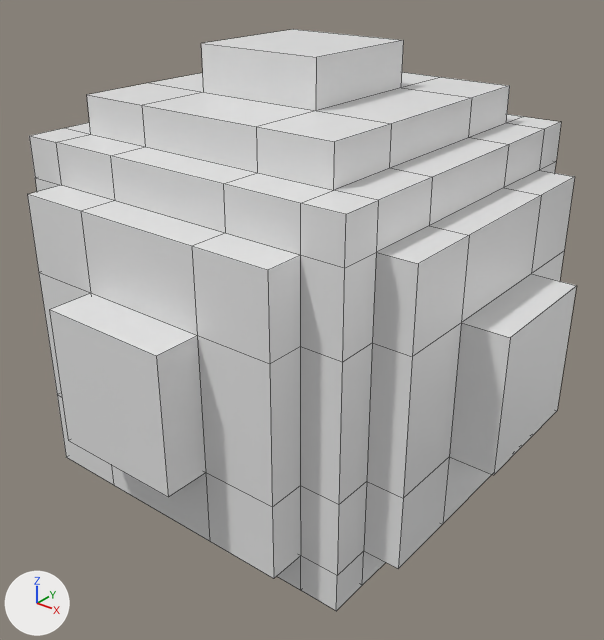
One commit to the FBX model Assets/Prefabs/ball.fbx: the scene before it, then after it.
Camera for both pictures: a camera (50 mm lens) standing at (2.76, -3.47, 2.02) and looking at (0.02, -0.04, -0.1). The axes (+X, +Y, +Z) are drawn at lower left. The lights are the same throughout. Mesh edges are drawn as thin lines.
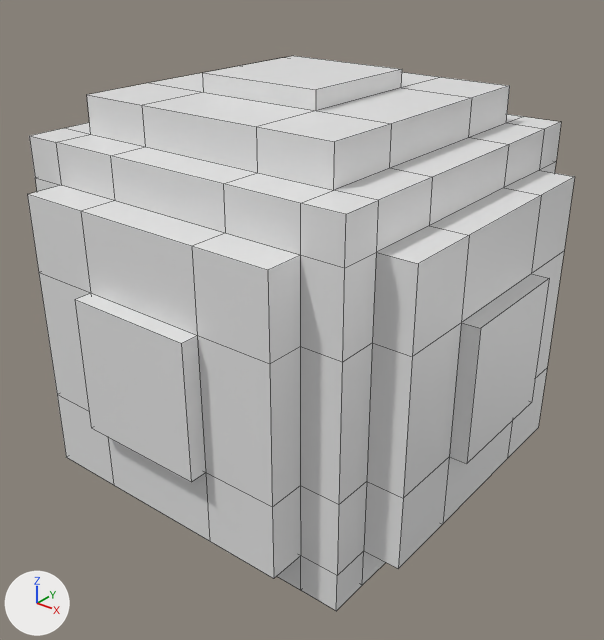
Where the change shows, as pixel boxes [x1, y1, x2, y2] in the pictures (604 x 640 px; the box of a moved part takes in the faces that stretch with it):
'Cube', reshaped
    before: [27, 29, 576, 611]
    after: [27, 56, 575, 611]
part 1 of me_cube, moved or reshaped
    before: [449, 274, 576, 475]
    after: [449, 274, 549, 464]
part 2 of me_cube, moved or reshaped
    before: [201, 29, 404, 111]
    after: [203, 56, 402, 111]
part 3 of me_cube, moved or reshaped
    before: [50, 293, 206, 497]
    after: [75, 293, 206, 482]

Patch to the scene script:
```diff
--- a/Assets/Prefabs/ball.fbx.py
+++ b/Assets/Prefabs/ball.fbx.py
@@ me_cube @@
 me_cube.from_pydata(...)  # 248 vertices, 246 faces; spans x -1.44..1.44, y -1.44..1.44, z -1.44..1.44
 # used by ob_cube; location = (0.0, 0.0, 0.0)
+# me_cube part 1: all 4 vertices in x 1.44, y -0.36..0.36, z -0.36..0.36 are moved by (-0.14, 0.0, 0.0)
+# me_cube part 2: all 4 vertices in x -0.36..0.36, y -0.36..0.36, z 1.44 are moved by (0.0, 0.0, -0.14)
+# me_cube part 3: all 4 vertices in x -0.36..0.36, y -1.44, z -0.36..0.36 are moved by (0.0, 0.14, 0.0)
 me_cube.materials.append(mat_material)
```
